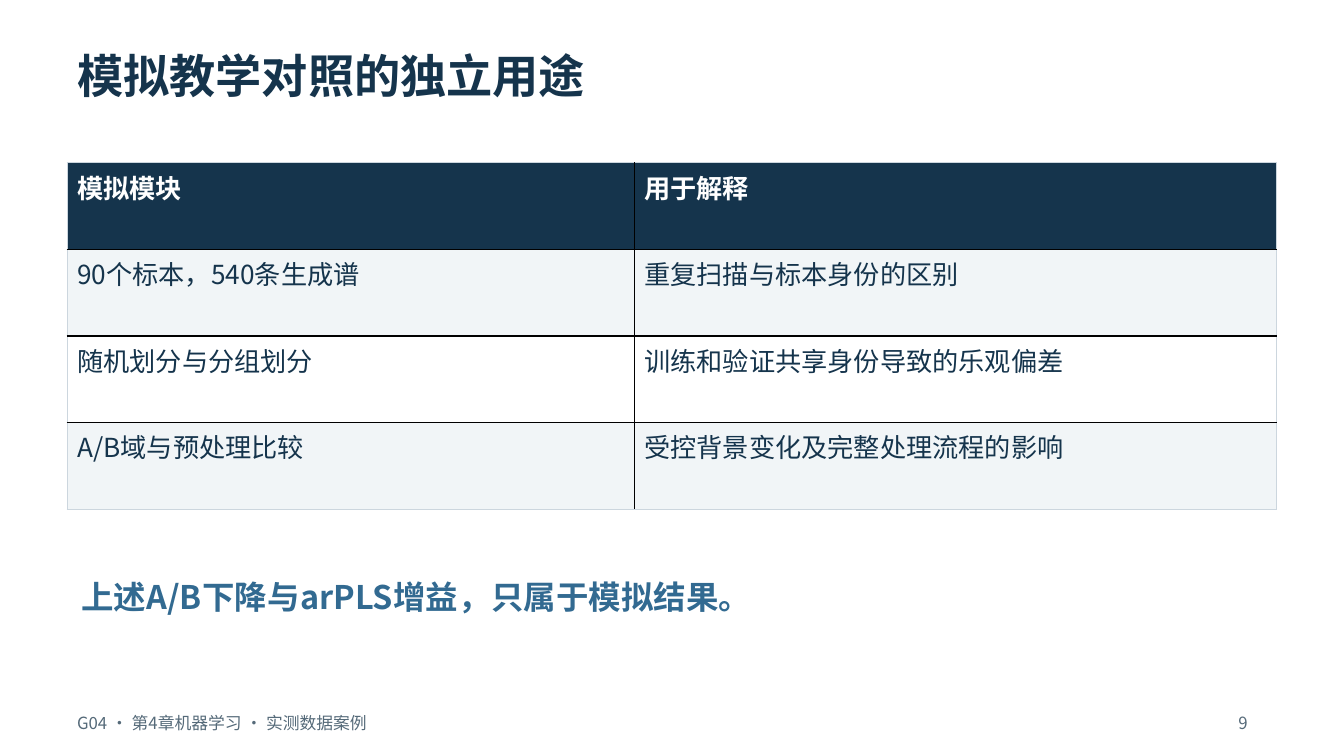
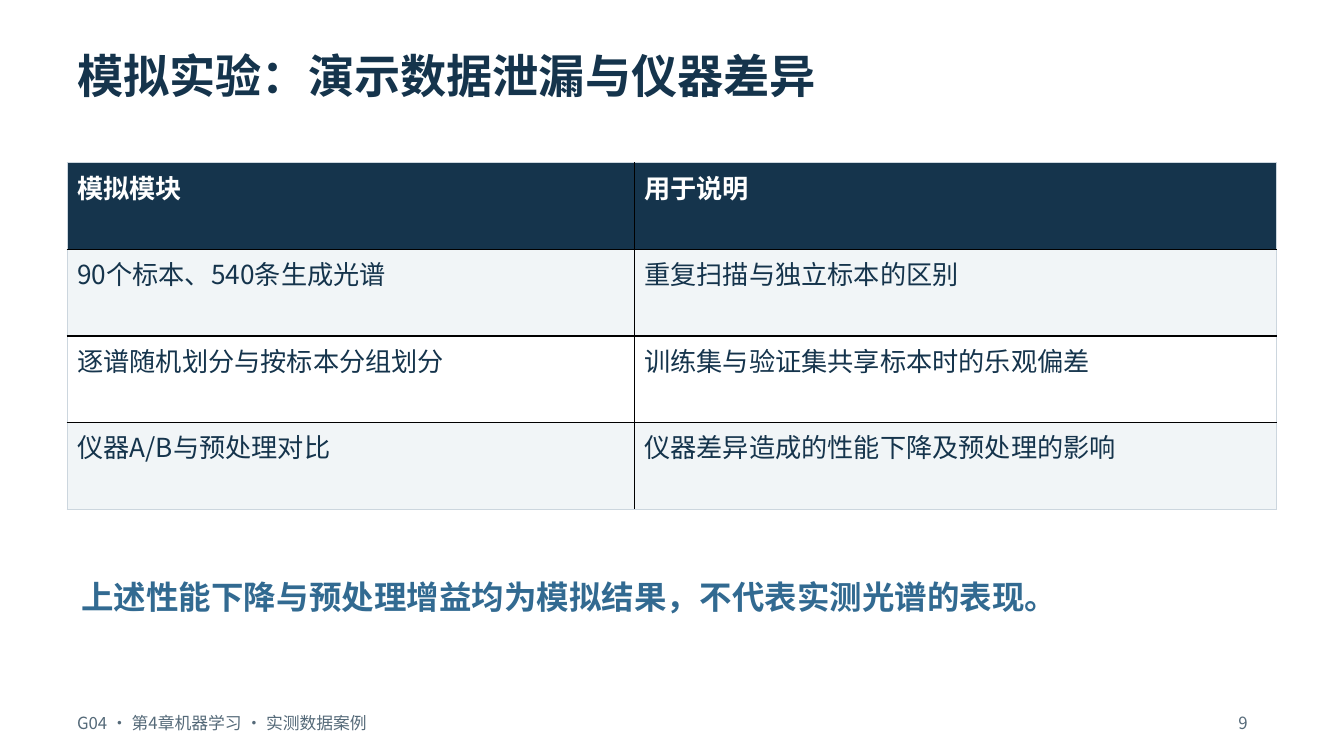
Before and after one commit to hachimi-rabbit/intelligent-analytical-chemistry, a slide deck: slide 9 of resources/annual/2026-2027/student-reports/ch04/G04-Raman-Real-Report.pptx. Drawn at 1344x756 pixels with LibreOffice and Linux fonts; fonts in the diff are those of the drawing. Boxes give left, top, right and bottom in pixels: in the first picture for what was removed or moved away, otherwise in the second. Text is boxed around its words. In the diff, an @@ line names an element or a change of style, - is before the commit and + after.

```diff
--- a/resources/annual/2026-2027/student-reports/ch04/G04-Raman-Real-Report.pptx
+++ b/resources/annual/2026-2027/student-reports/ch04/G04-Raman-Real-Report.pptx
@@ text at (77,53,816,97): text changed @@
-模拟教学对照的独立用途
+模拟实验：演示数据泄漏与仪器差异
@@ table at (68,162,1277,509) @@
-row 1, column 2: 用于解释
+row 1, column 2: 用于说明
-row 2, column 1: 90个标本，540条生成谱
+row 2, column 1: 90个标本、540条生成光谱
-row 2, column 2: 重复扫描与标本身份的区别
+row 2, column 2: 重复扫描与独立标本的区别
-row 3, column 1: 随机划分与分组划分
+row 3, column 1: 逐谱随机划分与按标本分组划分
-row 3, column 2: 训练和验证共享身份导致的乐观偏差
+row 3, column 2: 训练集与验证集共享标本时的乐观偏差
-row 4, column 1: A/B域与预处理比较
+row 4, column 1: 仪器A/B与预处理对比
-row 4, column 2: 受控背景变化及完整处理流程的影响
+row 4, column 2: 仪器差异造成的性能下降及预处理的影响
@@ text at (81,581,1057,614): text changed @@
-上述A/B下降与arPLS增益，只属于模拟结果。
+上述性能下降与预处理增益均为模拟结果，不代表实测光谱的表现。
```
Also in this commit, not shown: 9 other slides changed, 2 slides added, 2 slides removed, 5 other files.
